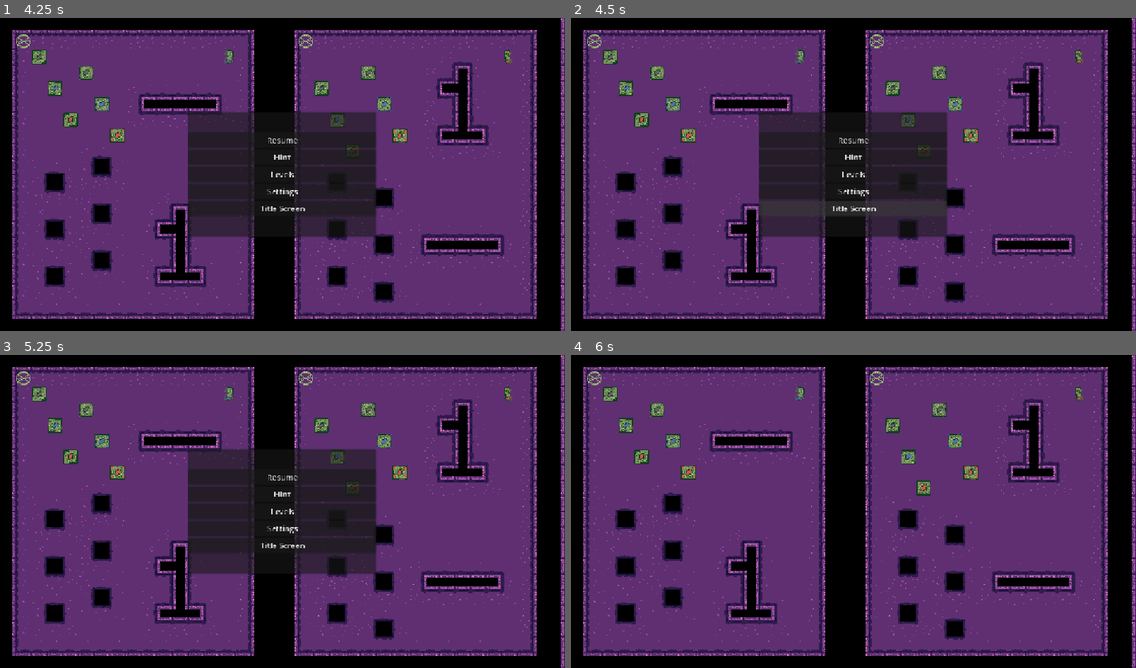
Above: before the commit, frames 1-4 (two rows, left to right).
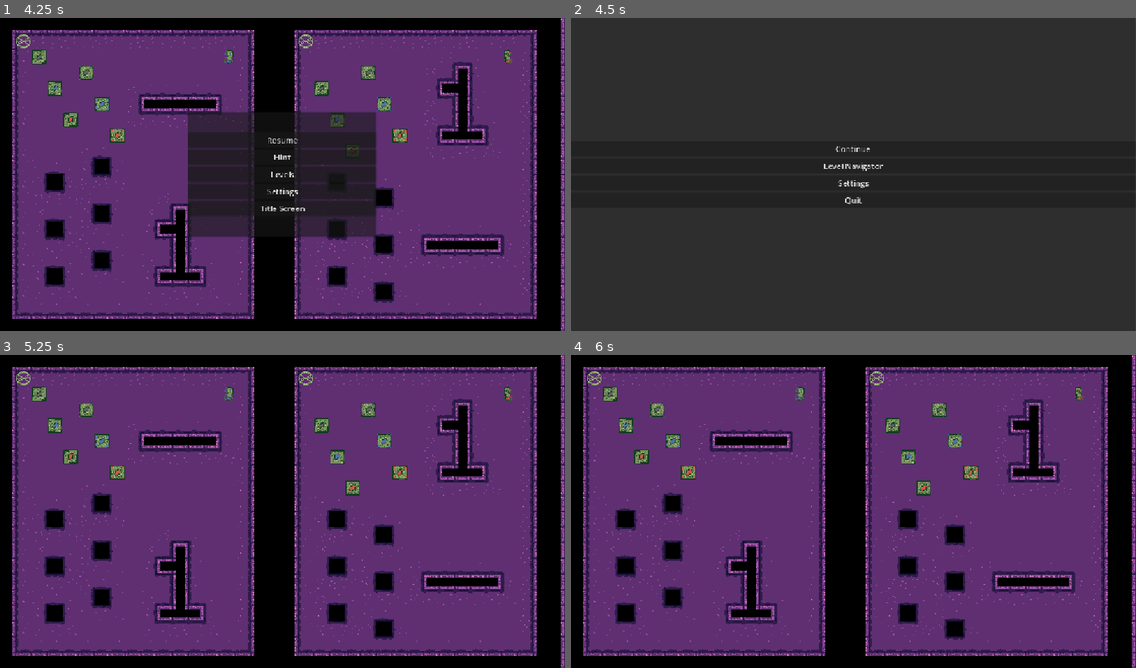
Above: after the commit, the same moments.

Repository: whitsettbe/kcol-f26-gamedevproj-cb
Game: Godot game, scene res://scenes/multilevel.tscn
Same seed, same stepped clock (60 frames per second), same inputs: the game is played once before the commit and once after it.
Inputs (mouse positions are in pixels of both pictures, inside the frame that each line leads up to):
- Up to frame 1 (4.25 s): tap Enter at 0.5 s; hold D (L_right) 0.53-1.28 s; hold Shift (undo) 0.53-1.28 s; tap Space (restart) every 0.75 s from 1.25 to 3.5 s; hold S (L_down) 1.28-2.03 s; tap Shift (undo) at 1.35, 2.85 s; hold D (L_right) 2.03-2.78 s; hold Shift (undo) 2.03-2.78 s; hold W (L_up) 2.78-3.53 s; hold A (L_left) from 3.53 s (still down); hold Shift (undo) from 3.53 s (still down); tap Escape (L_pause) at 4.15 s
- Up to frame 2 (4.5 s): release A (L_left) at 4.25 s; release Shift (undo) at 4.25 s; click "Title Screen" at 4.25 s
- Up to frame 3 (5.25 s): click (282, 486) at 5 s, where only the run after the commit has a clickable "Continue"
- Up to frame 4 (6 s): click (853, 477) at 5.75 s, where only the run before the commit has a clickable "Resume"

Frame 1 is identical in both runs. In frame 2, 90% of the frame differs, in the area x 0-100%, y 0-100%; in frame 3, 10%; in frame 4, nothing differs.

Commit message:
Fix title screen button.

Diff:
--- a/TornAsunder/UI/scripts/pause_menu.gd
+++ b/TornAsunder/UI/scripts/pause_menu.gd
@@ -36,4 +36,4 @@
 # Opens the title screen
 func _on_title_screen_pressed() -> void:
 	get_tree().paused = false
-	get_tree().change_scene_to_file("res://scenes/main_menu.tscn")
+	get_tree().change_scene_to_file("res://UI/scenes/main_menu.tscn")
